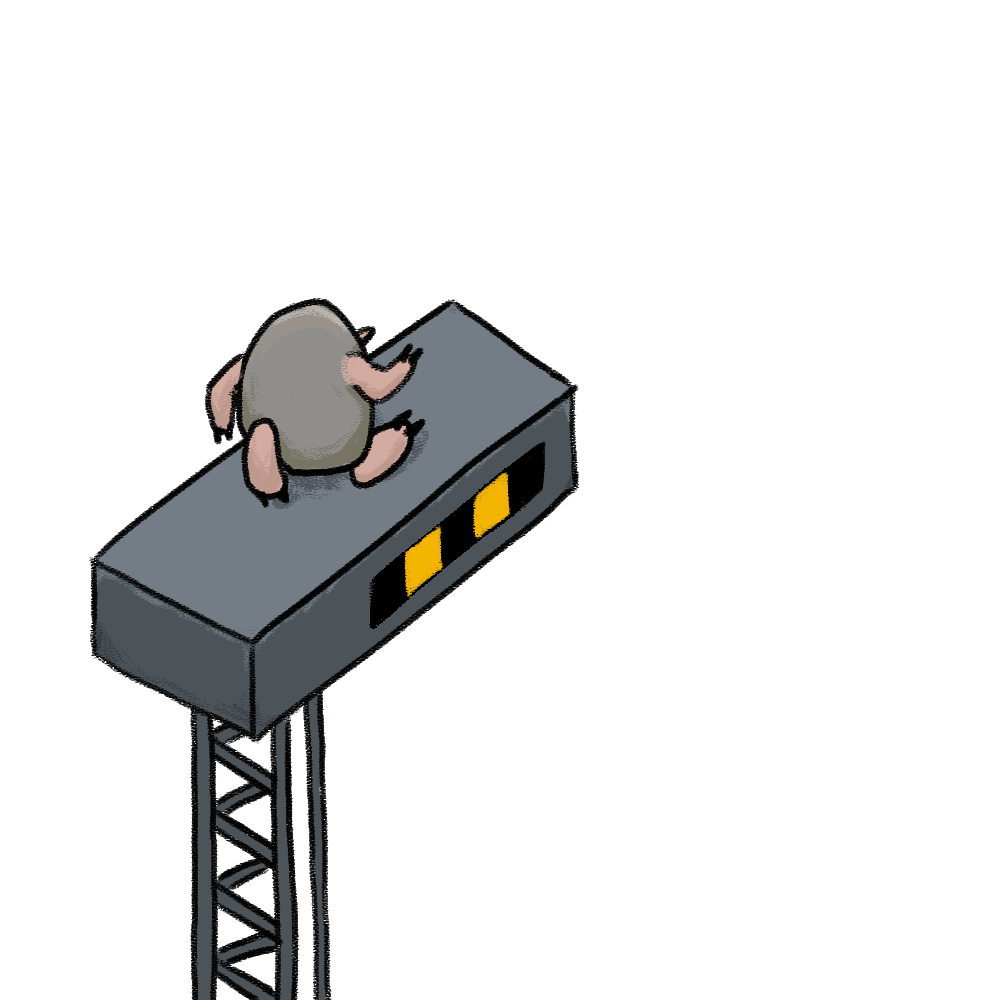
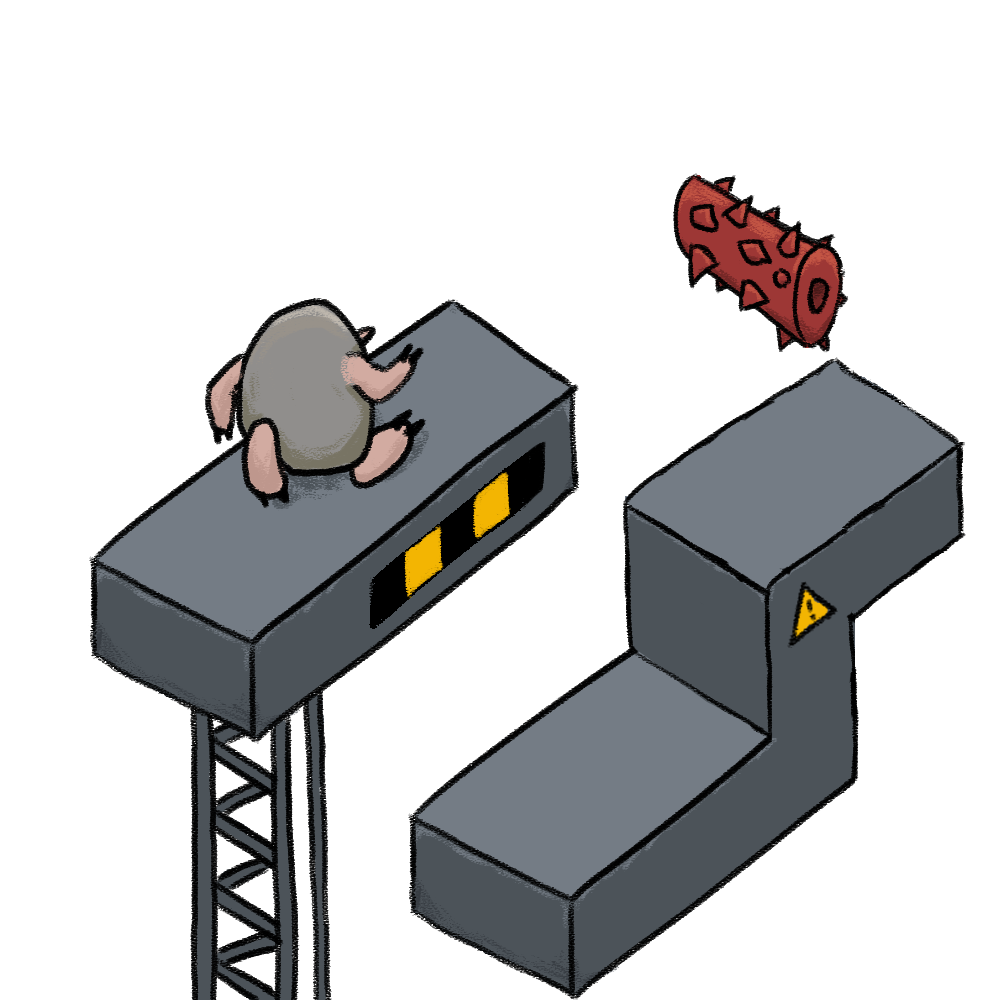
Two versions of the same layered image (1000 x 1000). Layer-by-layer changes:
added layer "Warning Sign" above "Warning Color" over [787, 581, 838, 648]
added layer "Warning Color" above "Block 2" over [792, 589, 829, 639]
added layer "Block 2" above "Block Shade 2" over [407, 357, 966, 1000]
added layer "Block Shade 2" above "Block Color 2" over [412, 361, 961, 993]
added layer "Block Color 2" above "Block" over [410, 447, 962, 997]
added layer "Saw Outline" above "Saw Shade" over [673, 173, 849, 353]
added layer "Saw Shade" above "Saw Color" over [677, 179, 846, 348]
added layer "Saw Color" above "Layer 3" over [675, 175, 844, 350]
